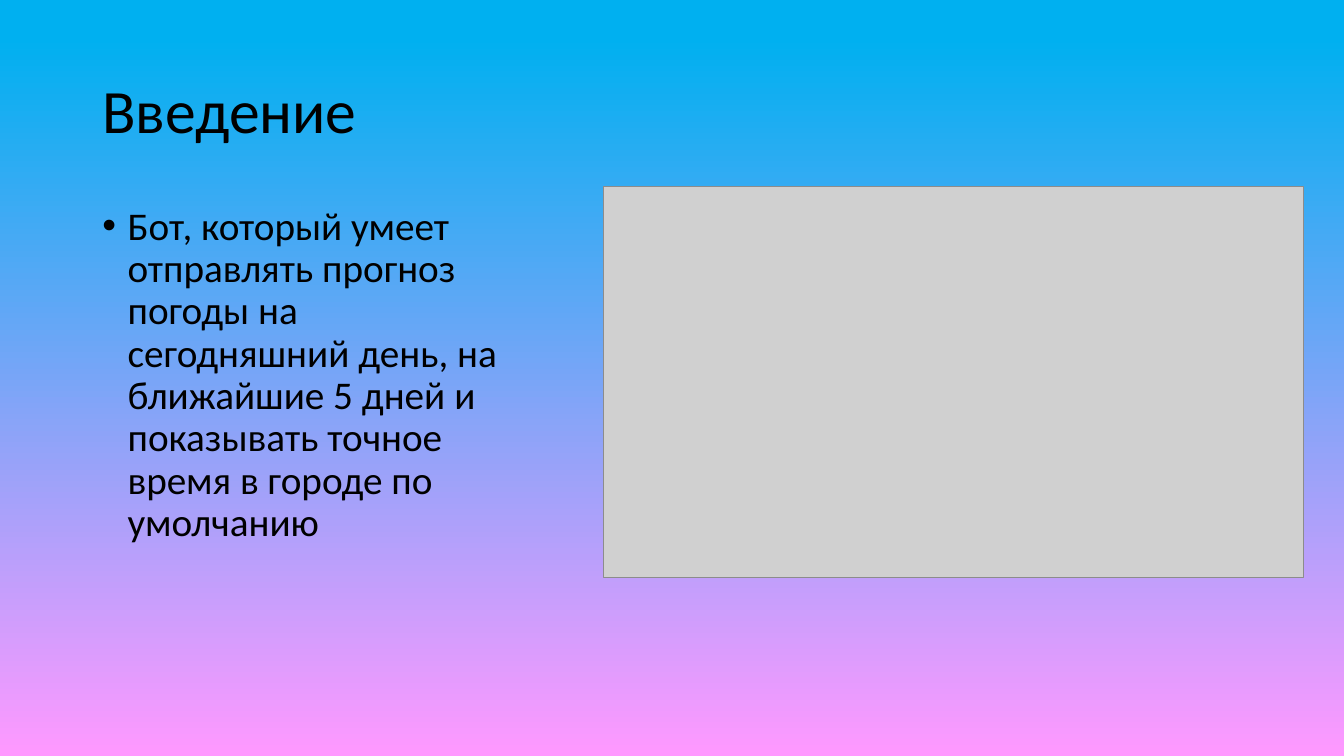
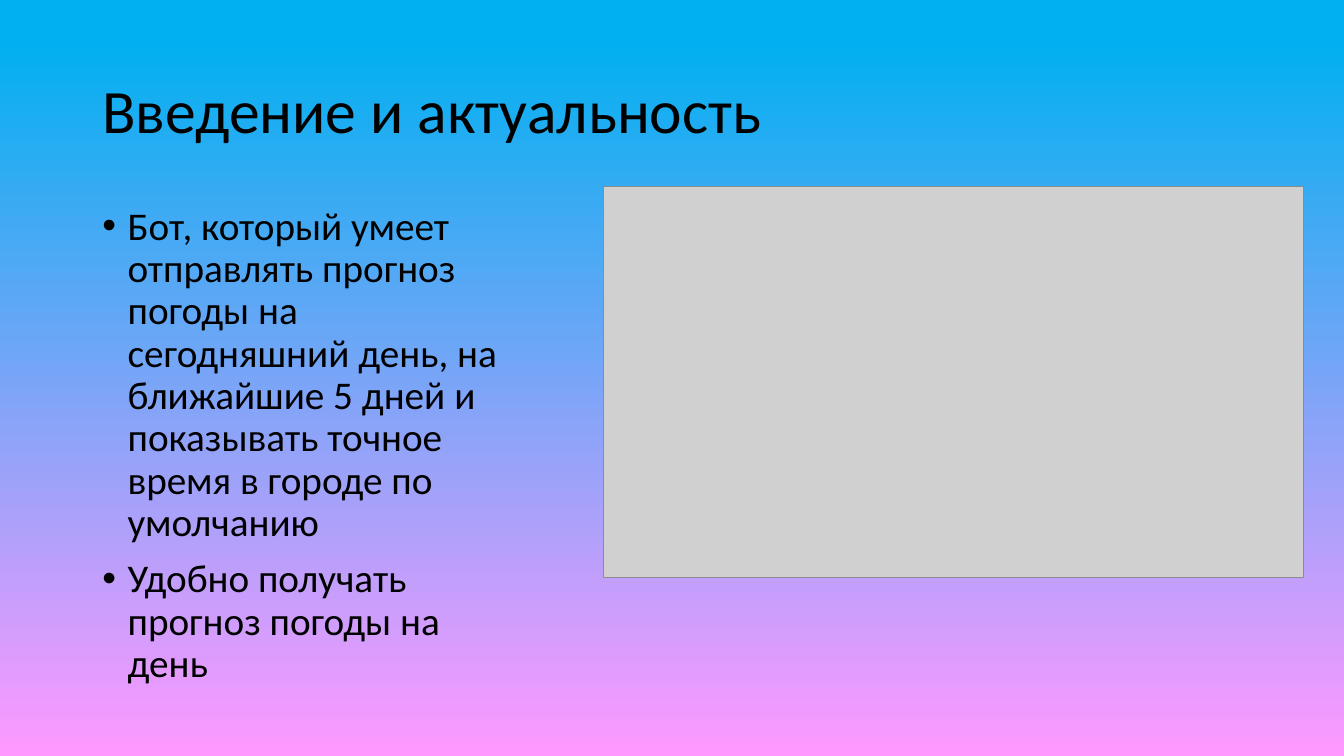
Before and after one commit to RuiKanishiro/rats_and_bot, a slide deck: slide 2 of Бот для прогноза погоды.pptx. Drawn at 1344x756 pixels with LibreOffice and Linux fonts; fonts in the diff are those of the drawing; grey boxes stand for pictures. Boxes give left, top, right and bottom in pixels: in the first picture for what was removed or moved away, otherwise in the second. Text is boxed around its words. In the diff, an @@ line names an element or a change of style, - is before the commit and + after.

Commit message:
uppppppdated

```diff
--- a/Бот для прогноза погоды.pptx
+++ b/Бот для прогноза погоды.pptx
@@ title at (102,93,762,143): text changed @@
-Введение
+Введение и актуальность
@@ text at (128,565,440,684): paragraph added @@
+• Удобно получать прогноз погоды на день
```
